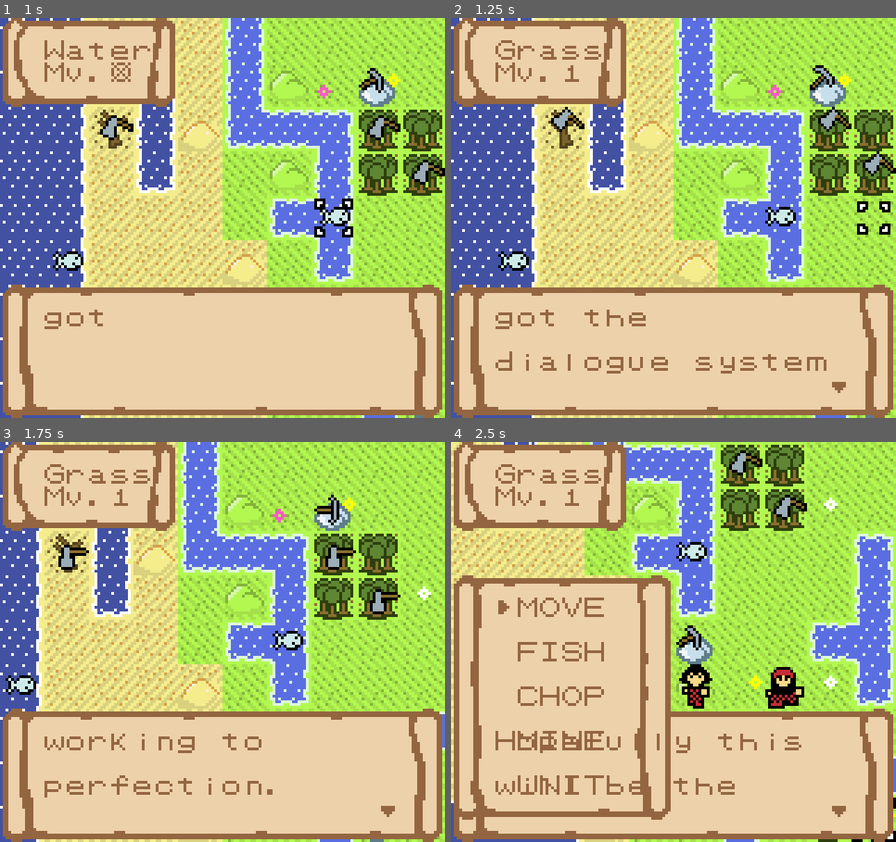
Above: before the commit, frames 1-4 (two rows, left to right).
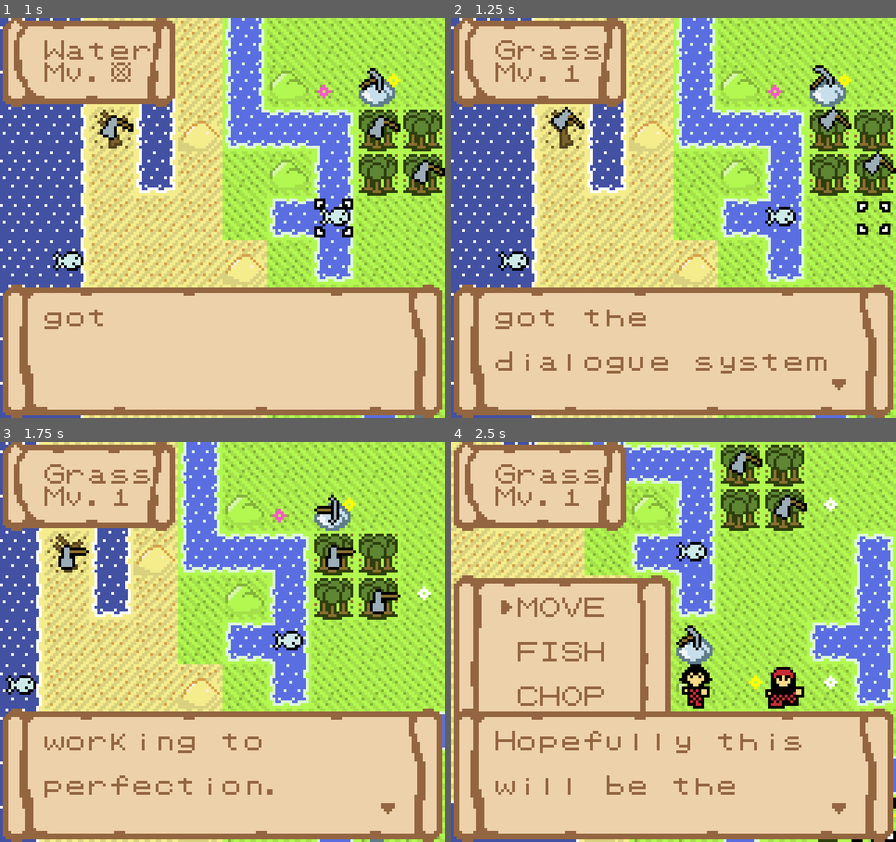
Above: after the commit, the same moments.

Repository: SummonerL/GuildBuilders
Game: Godot game, scene res://Scenes/Overworld/Overworld_Scene.tscn
Two runs of this game, one before a commit and one after it. Both use one fixed random seed, a clock stepped at 60 frames per second and the inputs below. Sound files missing from this copy of the repository are replaced by a short silence.
Inputs:
- Up to frame 1 (1 s): tap Enter (ui_accept) at 0.5, 0.77, 0.8 s; hold Right (ui_right) from 0.53 s (still down); hold Tab (ui_focus_next) from 0.53 s (still down)
- Up to frame 2 (1.25 s): keep holding Right (ui_right); keep holding Tab (ui_focus_next); tap Enter (ui_accept) at 1.07 s
- Up to frame 3 (1.75 s): release Right (ui_right) at 1.28 s; release Tab (ui_focus_next) at 1.28 s; hold Down (ui_down) from 1.28 s (still down); tap Enter (ui_accept) at 1.35, 1.52 s; tap Tab (ui_focus_next) at 1.55 s
- Up to frame 4 (2.5 s): tap Enter (ui_accept) at 1.82, 2.3 s; release Down (ui_down) at 2.03 s; hold Right (ui_right) from 2.03 s (still down); hold Tab (ui_focus_next) from 2.03 s (still down)

Frame 1 is identical in both runs. In frame 2, less than 0.1% of the frame differs, in the area x 85-89%, y 90-94%; in frame 3, less than 0.1%; in frame 4, 2.8%, in the area x 1-89%, y 39-95%.

Commit message:
almost finished basic unit info screen

Diff:
--- a/Autoload/Player_Globals.gd
+++ b/Autoload/Player_Globals.gd
@@ -21,3 +21,6 @@
 # cursor position on the map
 var curs_pos_x = 4
 var curs_pos_y = 4
+
+# keep track of the dialogue box
+var hud
--- a/Entities/HUD/Dialogue.gd
+++ b/Entities/HUD/Dialogue.gd
@@ -20,6 +20,9 @@
 	AWAITING_CONFIRMATION
 }
 
+# boolean for whether or not the text should stay on screen upon completion
+var keep_text_on_screen = false
+
 func dialogue_init():
 	# position the dialogue box to the bottom of the viewport
 	dialogue_sprite.position = Vector2(0, constants.SCREEN_HEIGHT - DIALOGUE_HEIGHT)
@@ -30,6 +33,7 @@
 	# add the Tilemap as a child of dialogue
 	letters_symbols = letters_symbols_obj.instance()
 	add_child(letters_symbols)
+	letters_symbols.layer = self.layer + 1
 
 func changeState(state):
 	dialogueState = state
@@ -48,7 +52,8 @@
 	dialogueState = STATES.INACTIVE
 	dialogue_sprite.visible = false
 
-func typeText(text):
+func typeText(text, keep = false):
+	keep_text_on_screen = keep
 	# turn on the dialogue box, if it isn't turned on
 	if (dialogueState == STATES.INACTIVE):
 		dialogueState = STATES.TYPING
@@ -120,12 +125,17 @@
 	if (event.is_action_pressed("ui_accept")):
 		match dialogueState:
 			STATES.AWAITING_CONFIRMATION:
-				clearText()
-				dialogueState = STATES.TYPING
 				if (dialogueBuffer.size() > 0):
-					typeText(dialogueBuffer.join(" "))
+					clearText()
+					dialogueState = STATES.TYPING
+					typeText(dialogueBuffer.join(" "), keep_text_on_screen)
 				else:
-					completeText() # finished printing everything!
+					if (!keep_text_on_screen): # for instances when we want to leave the text on screen
+						clearText()
+						dialogueState = STATES.TYPING
+						completeText() # finished printing everything!
+					else:
+						print("Test???")
 
 			STATES.TYPING: # fast print!
 				for node in letters_symbols.get_children():
--- a/Entities/HUD/Dialogue.tscn
+++ b/Entities/HUD/Dialogue.tscn
@@ -4,6 +4,7 @@
 [ext_resource path="res://Entities/HUD/Dialogue.gd" type="Script" id=2]
 
 [node name="HUD_Layer" type="CanvasLayer"]
+layer = 4
 script = ExtResource( 2 )
 
 [node name="Dialogue_Sprite" type="Sprite" parent="."]
--- a/Entities/HUD/Letters_Symbols/Letters_Symbols.gd
+++ b/Entities/HUD/Letters_Symbols/Letters_Symbols.gd
@@ -83,7 +83,6 @@
 	textTimer.start()
 
 func print_immediately(text, start_pos):
-	print(text)
 	for letter in text:
 		setTextCell(letter, start_pos, null, false)
 		start_pos.x += 1
--- a/Entities/HUD/Letters_Symbols/Letters_Symbols.tscn
+++ b/Entities/HUD/Letters_Symbols/Letters_Symbols.tscn
@@ -739,6 +739,16 @@
 72/navigation_offset = Vector2( 0, 0 )
 72/shapes = [  ]
 72/z_index = 0
+73/name = "LS_Code_58"
+73/texture = ExtResource( 1 )
+73/tex_offset = Vector2( 0, 0 )
+73/modulate = Color( 1, 1, 1, 1 )
+73/region = Rect2( 128, 24, 8, 8 )
+73/tile_mode = 0
+73/occluder_offset = Vector2( 0, 0 )
+73/navigation_offset = Vector2( 0, 0 )
+73/shapes = [  ]
+73/z_index = 0
 
 [sub_resource type="SpriteFrames" id=2]
 animations = [ {
@@ -768,18 +778,18 @@
 [node name="Arrow_Down_Sprite" type="AnimatedSprite" parent="."]
 visible = false
 frames = SubResource( 2 )
-speed_scale = 0.9
-playing = true
-centered = false
-
-[node name="Dialogue_Sound" type="AudioStreamPlayer" parent="."]
-stream = ExtResource( 5 )
-volume_db = -6.0
-
-[node name="Arrow_Right_Sprite" type="AnimatedSprite" parent="."]
-visible = false
-frames = SubResource( 3 )
 frame = 1
 speed_scale = 0.9
 playing = true
 centered = false
+
+[node name="Dialogue_Sound" type="AudioStreamPlayer" parent="."]
+stream = ExtResource( 5 )
+volume_db = -6.0
+
+[node name="Arrow_Right_Sprite" type="AnimatedSprite" parent="."]
+visible = false
+frames = SubResource( 3 )
+speed_scale = 0.9
+playing = true
+centered = false
--- a/Entities/HUD/Unit_Info_Full.gd
+++ b/Entities/HUD/Unit_Info_Full.gd
@@ -15,6 +15,18 @@
 
 var active_unit
 var portrait_sprite
+
+var typing_description = false
+
+
+# keep track of the 'active' screen
+var screen_list = [
+	"BASIC_INFO"
+]
+var current_screen = screen_list[0]
+
+const NAME_TEXT = "Name:"
+const CLASS_TEXT = "Class:"
 
 func unit_info_full_init():
 	letters_symbols_node = letters_symbols_scn.instance()
@@ -40,7 +52,19 @@
 func initialize_screen():
 	set_portrait_sprite()
 
-	letters_symbols_node.print_immediately(active_unit.unit_name, Vector2(3, 3))
+	# print the name
+	letters_symbols_node.print_immediately(NAME_TEXT, Vector2(1, 2))
+	letters_symbols_node.print_immediately(active_unit.unit_name, Vector2(1, 4))
+
+	# class
+	letters_symbols_node.print_immediately(CLASS_TEXT, Vector2(1, 7))
+	letters_symbols_node.print_immediately(active_unit.unit_class, Vector2(1, 9))
+
+	# start rendering the unit description
+	player.hud.dialogueState = player.hud.STATES.INACTIVE
+	player.hud.typeText(active_unit.unit_bio, true)
+	typing_description = true
+
 
 func _ready():
 	unit_info_full_init()
@@ -49,6 +73,9 @@
 func _input(event):
 	if (event.is_action_pressed("ui_cancel")):
 		close_unit_screen()
+		# make sure we close the dialogue box as well, if it's present
+		player.hud.clearText()
+		player.hud.completeText()
 
 func close_unit_screen():
 	# change the player state
--- a/Entities/Player/Units/Angler_Female.gd
+++ b/Entities/Player/Units/Angler_Female.gd
@@ -9,6 +9,7 @@
 	unit_pos_x = 19
 	unit_pos_y = 4
 	unit_name = "Coral"
+	unit_class = "Angler"
 
 	unit_portrait_sprite = ps
 
--- a/Entities/Player/Units/Angler_Male.gd
+++ b/Entities/Player/Units/Angler_Male.gd
@@ -9,6 +9,7 @@
 	unit_portrait_sprite = ps
 
 	unit_name = "Rodrik"
+	unit_class = "Angler"
 
 	base_move = 3
 
--- a/Entities/Player/Units/Unit_Class.gd
+++ b/Entities/Player/Units/Unit_Class.gd
@@ -43,6 +43,12 @@
 
 # the unit's name
 var unit_name = ""
+
+# the unit's class
+var unit_class = ""
+
+# a short bio about the unit
+var unit_bio = "Lorem ipsum dolor sit amet, consectetur adipiscing elit, sed do eiusmod tempor incididunt ut labore et dolore magna aliqua. Ut enim ad minim veniam, quis nostrud exercitation ullamco laboris nisi ut aliquip ex ea commodo consequat."
 
 enum BASIC_ACTIONS {
 	MOVE,
--- a/Entities/Player/Units/Woodcutter_Female.gd
+++ b/Entities/Player/Units/Woodcutter_Female.gd
@@ -9,6 +9,7 @@
 	unit_portrait_sprite = ps
 
 	unit_name = "Willow"
+	unit_class = "Woodcutter"
 
 	base_move = 4
 
--- a/Entities/Player/Units/Woodcutter_Male.gd
+++ b/Entities/Player/Units/Woodcutter_Male.gd
@@ -9,6 +9,7 @@
 	unit_portrait_sprite = ps
 
 	unit_name = "Axel"
+	unit_class = "Woodcutter"
 
 	base_move = 3
 
--- a/Scenes/Overworld/Overworld_Scene.gd
+++ b/Scenes/Overworld/Overworld_Scene.gd
@@ -25,19 +25,18 @@
 # game instances
 var cursor
 var camera
-var hud
 var hud_tile_info
 
 func gameInit():
 	cursor = cursor_scn.instance()
 	camera = camera_scn.instance()
-	hud = hud_scn.instance()
+	player.hud = hud_scn.instance()
 	hud_tile_info = hud_tile_info_scn.instance()
 
 	add_child(camera)
 	camera.add_child(hud_tile_info) # make the hud a child of the camera
 	add_child(cursor)
-	camera.add_child(hud)
+	camera.add_child(player.hud)
 
 	# add units to the player's party
 	player.party.add_unit(constants.UNIT_TYPES.ANGLER_MALE)
@@ -58,9 +57,9 @@
 # temporarily use to text dialogue system
 func _input(event):
 	if (event.is_action_pressed("ui_focus_next")):
-		match hud.dialogueState:
-			hud.STATES.INACTIVE:
-				hud.typeText("Well... I think we officially got the " +
+		match player.hud.dialogueState:
+			player.hud.STATES.INACTIVE:
+				player.hud.typeText("Well... I think we officially got the " +
 							"dialogue system working to perfection. " +
 							"Hopefully this will be the first step " +
 							"in creating the game of my dreams. " +
Binary file changed: Sprites/hud/letter_symbol_sheet.png
Binary file changed: Sprites/hud/unit_info_backdrop.png
